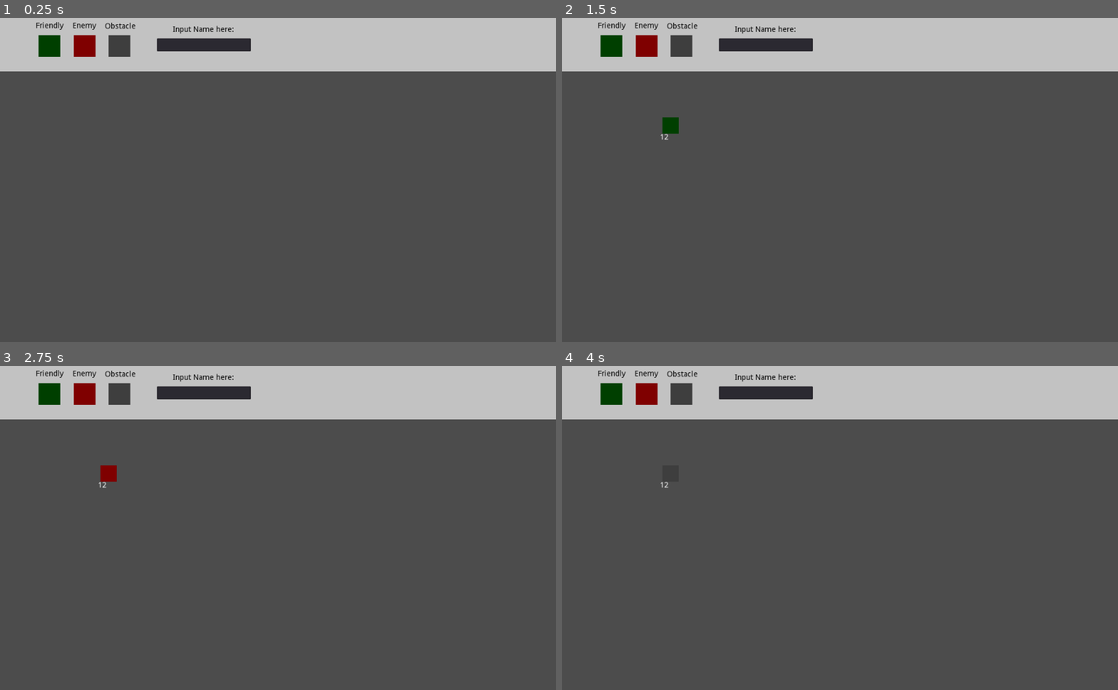
Above: before the commit, frames 1-4 (two rows, left to right).
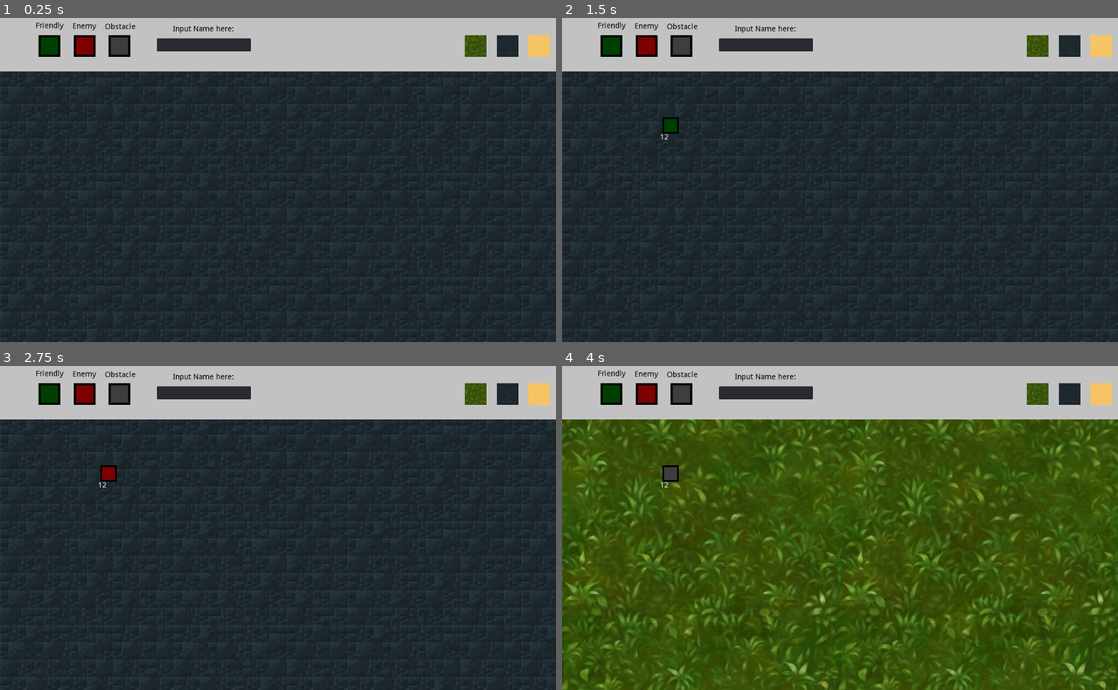
Above: after the commit, the same moments.

Repository: Xeadriel/PositioningSystemGRG
Game: Godot game, scene res://Map.tscn
Same seed, same stepped clock (60 frames per second), same inputs: the game is played once before the commit and once after it.
Inputs (mouse positions are in pixels of both pictures, inside the frame that each line leads up to):
- Up to frame 1 (0.25 s): no input
- Up to frame 2 (1.5 s): click (767, 43) at 0.52 s; type "12" at 0.6 s; click (612, 47) at 1.25 s
- Up to frame 3 (2.75 s): click (83, 395) at 2 s
- Up to frame 4 (4 s): click (678, 395) at 2.75 s; click (1040, 395) at 3.52 s

The runs differ from the first frame. In frame 1, 85% of the frame differs, in the area x 0-100%, y 1-100%; in frame 2, 85%; in frame 3, 85%; in frame 4, 85%.

Commit message:
final changes, 3 selectable background images, black border on units, units can now be ontop of each other

Diff:
--- a/Map.tscn
+++ b/Map.tscn
@@ -1,18 +1,27 @@
-[gd_scene load_steps=7 format=2]
+[gd_scene load_steps=11 format=2]
 
 [ext_resource path="res://Scripts/Map.gd" type="Script" id=1]
-[ext_resource path="res://Sprites/GUIbar.png" type="Texture" id=2]
-[ext_resource path="res://Sprites/Friendly.png" type="Texture" id=3]
-[ext_resource path="res://Sprites/Enemy.png" type="Texture" id=4]
-[ext_resource path="res://Sprites/Obstacle.png" type="Texture" id=5]
-[ext_resource path="res://Sprites/Distancecircle.png" type="Texture" id=6]
+[ext_resource path="res://Objects/Scaler.tscn" type="PackedScene" id=2]
+[ext_resource path="res://Sprites/GUIbar.png" type="Texture" id=3]
+[ext_resource path="res://Sprites/Friendly.png" type="Texture" id=4]
+[ext_resource path="res://Sprites/Enemy.png" type="Texture" id=5]
+[ext_resource path="res://Sprites/Obstacle.png" type="Texture" id=6]
+[ext_resource path="res://Sprites/Grass.jpg" type="Texture" id=7]
+[ext_resource path="res://Sprites/Stone.png" type="Texture" id=8]
+[ext_resource path="res://Sprites/Sand.png" type="Texture" id=9]
+[ext_resource path="res://Sprites/Distancecircle.png" type="Texture" id=10]
 
 [node name="Map" type="Node2D"]
 script = ExtResource( 1 )
 
+[node name="Scaler" parent="." instance=ExtResource( 2 )]
+visible = false
+position = Vector2( 0.614822, 224.024 )
+z_index = 999
+
 [node name="GUIbar" type="Sprite" parent="."]
 position = Vector2( -0.37735, 0.37735 )
-texture = ExtResource( 2 )
+texture = ExtResource( 3 )
 centered = false
 
 [node name="CreateUnit" type="TextureButton" parent="."]
@@ -20,18 +29,6 @@
 margin_top = 32.7299
 margin_right = 110.779
 margin_bottom = 72.7299
-texture_normal = ExtResource( 3 )
-texture_pressed = ExtResource( 3 )
-texture_hover = ExtResource( 3 )
-texture_disabled = ExtResource( 3 )
-texture_focused = ExtResource( 3 )
-expand = true
-
-[node name="CreateEnemy" type="TextureButton" parent="."]
-margin_left = 135.769
-margin_top = 32.7175
-margin_right = 175.769
-margin_bottom = 72.7175
 texture_normal = ExtResource( 4 )
 texture_pressed = ExtResource( 4 )
 texture_hover = ExtResource( 4 )
@@ -39,11 +36,19 @@
 texture_focused = ExtResource( 4 )
 expand = true
 
-[node name="CreateObstacle" type="TextureButton" parent="."]
-margin_left = 199.835
-margin_top = 32.5022
-margin_right = 239.835
-margin_bottom = 72.5022
+[node name="CreateUnitLabel" type="Label" parent="CreateUnit"]
+margin_left = -5.2
+margin_top = -23.7688
+margin_right = 45.8001
+margin_bottom = -9.76876
+custom_colors/font_color = Color( 0, 0, 0, 1 )
+text = "Friendly"
+
+[node name="CreateEnemy" type="TextureButton" parent="."]
+margin_left = 135.769
+margin_top = 32.7175
+margin_right = 175.769
+margin_bottom = 72.7175
 texture_normal = ExtResource( 5 )
 texture_pressed = ExtResource( 5 )
 texture_hover = ExtResource( 5 )
@@ -51,37 +56,81 @@
 texture_focused = ExtResource( 5 )
 expand = true
 
-[node name="CreateUnitLabel" type="Label" parent="."]
-margin_left = 65.5789
-margin_top = 8.96114
-margin_right = 116.579
-margin_bottom = 22.9611
-custom_colors/font_color = Color( 0, 0, 0, 1 )
-text = "Friendly"
-
-[node name="CreateEnemyLabel" type="Label" parent="."]
-margin_left = 134.239
-margin_top = 9.40127
-margin_right = 177.239
-margin_bottom = 23.4013
+[node name="CreateEnemyLabel" type="Label" parent="CreateEnemy"]
+margin_left = -1.53
+margin_top = -23.3162
+margin_right = 41.47
+margin_bottom = -9.3162
 custom_colors/font_color = Color( 0, 0, 0, 1 )
 text = "Enemy"
 
-[node name="CreateObstacleLabel" type="Label" parent="."]
-margin_left = 193.216
-margin_top = 10.2815
-margin_right = 250.216
-margin_bottom = 24.2815
+[node name="CreateObstacle" type="TextureButton" parent="."]
+margin_left = 199.835
+margin_top = 32.5022
+margin_right = 239.835
+margin_bottom = 72.5022
+texture_normal = ExtResource( 6 )
+texture_pressed = ExtResource( 6 )
+texture_hover = ExtResource( 6 )
+texture_disabled = ExtResource( 6 )
+texture_focused = ExtResource( 6 )
+expand = true
+
+[node name="CreateObstacleLabel" type="Label" parent="CreateObstacle"]
+margin_left = -6.619
+margin_top = -22.2207
+margin_right = 50.381
+margin_bottom = -8.2207
 custom_colors/font_color = Color( 0, 0, 0, 1 )
 text = "Obstacle"
 
-[node name="Name" type="Label" parent="."]
-margin_left = 318.039
-margin_top = 15.6044
-margin_right = 431.039
-margin_bottom = 29.6044
-custom_colors/font_color = Color( 0, 0, 0, 1 )
-text = "Input Name here:"
+[node name="SelectGrass" type="TextureButton" parent="."]
+margin_left = 856.0
+margin_top = 33.0
+margin_right = 896.0
+margin_bottom = 73.0
+texture_normal = ExtResource( 7 )
+texture_pressed = ExtResource( 7 )
+texture_hover = ExtResource( 7 )
+texture_disabled = ExtResource( 7 )
+texture_focused = ExtResource( 7 )
+expand = true
+
+[node name="SelectGrassLabel" type="Label" parent="SelectGrass"]
+margin_right = 40.0
+margin_bottom = 14.0
+
+[node name="SelectStone" type="TextureButton" parent="."]
+margin_left = 915.0
+margin_top = 33.0
+margin_right = 955.0
+margin_bottom = 73.0
+texture_normal = ExtResource( 8 )
+texture_pressed = ExtResource( 8 )
+texture_hover = ExtResource( 8 )
+texture_disabled = ExtResource( 8 )
+texture_focused = ExtResource( 8 )
+expand = true
+
+[node name="SelectStoneLabel" type="Label" parent="SelectStone"]
+margin_right = 40.0
+margin_bottom = 14.0
+
+[node name="SelectSand" type="TextureButton" parent="."]
+margin_left = 973.0
+margin_top = 33.0
+margin_right = 1013.0
+margin_bottom = 73.0
+texture_normal = ExtResource( 9 )
+texture_pressed = ExtResource( 9 )
+texture_hover = ExtResource( 9 )
+texture_disabled = ExtResource( 9 )
+texture_focused = ExtResource( 9 )
+expand = true
+
+[node name="SelectSandlabel" type="Label" parent="SelectSand"]
+margin_right = 40.0
+margin_bottom = 14.0
 
 [node name="LineEdit" type="LineEdit" parent="."]
 margin_left = 289.316
@@ -89,11 +138,45 @@
 margin_right = 462.316
 margin_bottom = 63.1614
 
+[node name="Name" type="Label" parent="LineEdit"]
+margin_left = 28.723
+margin_top = -23.557
+margin_right = 141.723
+margin_bottom = -9.557
+custom_colors/font_color = Color( 0, 0, 0, 1 )
+text = "Input Name here:"
+
 [node name="Distance" type="Sprite" parent="."]
 visible = false
 position = Vector2( 585.639, 396.933 )
 z_index = -1
-texture = ExtResource( 6 )
+texture = ExtResource( 10 )
+
+[node name="Stone" type="Sprite" parent="."]
+z_index = -3
+texture = ExtResource( 8 )
+centered = false
+region_enabled = true
+region_rect = Rect2( 0, 0, 2000, 2000 )
+
+[node name="Grass" type="Sprite" parent="."]
+visible = false
+z_index = -2
+texture = ExtResource( 7 )
+centered = false
+region_enabled = true
+region_rect = Rect2( 0, 0, 2000, 2000 )
+
+[node name="Sand" type="Sprite" parent="."]
+visible = false
+z_index = -2
+texture = ExtResource( 9 )
+centered = false
+region_enabled = true
+region_rect = Rect2( 0, 0, 2000, 2000 )
 [connection signal="button_up" from="CreateUnit" to="." method="_on_CreateUnit_button_up"]
 [connection signal="button_up" from="CreateEnemy" to="." method="_on_CreateEnemy_button_up"]
 [connection signal="button_up" from="CreateObstacle" to="." method="_on_CreateObstacle_button_up"]
+[connection signal="button_down" from="SelectGrass" to="." method="_on_SelectGrass_button_down"]
+[connection signal="button_down" from="SelectStone" to="." method="_on_SelectStone_button_down"]
+[connection signal="button_down" from="SelectSand" to="." method="_on_SelectSand_button_down"]
--- a/Objects/Obstacle.tscn
+++ b/Objects/Obstacle.tscn
@@ -7,7 +7,7 @@
 extents = Vector2( 14.591, 14.2485 )
 
 [node name="Obstacle" type="Sprite"]
-position = Vector2( 47.3045, 33.1619 )
+position = Vector2( 30, 30 )
 texture = ExtResource( 1 )
 script = ExtResource( 2 )
 
--- /dev/null
+++ b/Objects/Scaler.tscn
@@ -0,0 +1,20 @@
+[gd_scene load_steps=4 format=2]
+
+[ext_resource path="res://Sprites/ScaleBox.png" type="Texture" id=1]
+[ext_resource path="res://Scripts/Scaler.gd" type="Script" id=2]
+
+[sub_resource type="RectangleShape2D" id=1]
+
+[node name="Scaler" type="Sprite"]
+position = Vector2( 15, 15 )
+scale = Vector2( 0.3, 0.3 )
+texture = ExtResource( 1 )
+centered = false
+script = ExtResource( 2 )
+
+[node name="Area2D" type="Area2D" parent="."]
+position = Vector2( 10, 10 )
+
+[node name="CollisionShape2D" type="CollisionShape2D" parent="Area2D"]
+shape = SubResource( 1 )
+[connection signal="input_event" from="Area2D" to="." method="_on_Area2D_input_event"]
--- a/Scripts/EnemyUnit.gd
+++ b/Scripts/EnemyUnit.gd
@@ -3,14 +3,19 @@
 var dragMouse = false
 var lastMousePosition = Vector2(0,0)
 var deletable = false
+var scaler
 
 onready var nameLabel = $nameLabel
 
 func _process(delta):
+
+	if dragMouse and scaler != null:
+		scaler.global_position = global_position + Vector2(30*scale.x,30*scale.y)/2
+		global_position +=  get_global_mouse_position()-lastMousePosition
+	if scaler != null:
+		if scaler.objectToBeScaled != self:
+			scaler = null
 	lastMousePosition = get_global_mouse_position()
-	if dragMouse:
-		global_position =  get_global_mouse_position()
-
 
 func _input(event):
 	if deletable and event.is_action_pressed("delete"):
@@ -22,6 +27,10 @@
 			dragMouse = true
 			get_parent().get_node("Distance").global_position = global_position
 			get_parent().get_node("Distance").visible = true
+			scaler = get_parent().scaler
+			scaler.global_position = global_position + Vector2(30*scale.x,30*scale.y)/2
+			scaler.objectToBeScaled = self
+			scaler.visible = true
 		else:
 			dragMouse = false
 
--- a/Scripts/Map.gd
+++ b/Scripts/Map.gd
@@ -5,6 +5,8 @@
 onready var enemy = preload("res://Objects/EnemyUnit.tscn")
 onready var obstacle = preload("res://Objects/Obstacle.tscn")
 onready var distanceCircle = $Distance
+onready var scaler = $Scaler
+var zindex = 5
 
 func _process(delta):
 	pass
@@ -17,6 +19,8 @@
 	var newFriendly = friendly.instance()
 	add_child(newFriendly)
 	newFriendly.global_position = Vector2(200, 200)
+	newFriendly.z_index = zindex
+	zindex+=1
 	newFriendly.nameLabel.set_text(nameInput.text)
 	nameInput.text = ""
 
@@ -24,6 +28,8 @@
 	var newEnemy = enemy.instance()
 	add_child(newEnemy)
 	newEnemy.global_position = Vector2(200, 200)
+	newEnemy.z_index = zindex
+	zindex+=1
 	newEnemy.nameLabel.set_text(nameInput.text)
 	nameInput.text = ""
 
@@ -32,4 +38,24 @@
 	add_child(newObstacle)
 	newObstacle.global_position = Vector2(200, 200)
 	newObstacle.nameLabel.set_text(nameInput.text)
+	newObstacle.z_index = zindex
+	zindex+=1
 	nameInput.text = ""
+
+
+func _on_SelectGrass_button_down():
+	$Grass.visible = true
+	$Stone.visible = false
+	$Sand.visible = false
+
+
+func _on_SelectStone_button_down():
+	$Grass.visible = false
+	$Stone.visible = true
+	$Sand.visible = false
+
+
+func _on_SelectSand_button_down():
+	$Grass.visible = false
+	$Stone.visible = false
+	$Sand.visible = true
--- a/Scripts/Obstacle.gd
+++ b/Scripts/Obstacle.gd
@@ -3,13 +3,19 @@
 var dragMouse = false
 var lastMousePosition = Vector2(0,0)
 var deletable = false
+var scaler
 
 onready var nameLabel = $nameLabel
 
 func _process(delta):
+
+	if dragMouse and scaler != null:
+		scaler.global_position = global_position + Vector2(30*scale.x,30*scale.y)/2
+		global_position +=  get_global_mouse_position()-lastMousePosition
+	if scaler != null:
+		if scaler.objectToBeScaled != self:
+			scaler = null
 	lastMousePosition = get_global_mouse_position()
-	if dragMouse:
-		global_position =  get_global_mouse_position()
 
 func _input(event):
 	if deletable and event.is_action_pressed("delete"):
@@ -21,6 +27,10 @@
 			dragMouse = true
 			get_parent().get_node("Distance").global_position = global_position
 			get_parent().get_node("Distance").visible = true
+			scaler = get_parent().scaler
+			scaler.global_position = global_position + Vector2(30*scale.x,30*scale.y)/2
+			scaler.visible = true
+			scaler.objectToBeScaled = self
 		else:
 			dragMouse = false
 
--- /dev/null
+++ b/Scripts/Scaler.gd
@@ -0,0 +1,24 @@
+extends Sprite
+
+var dragMouse = false
+var lastMousePosition
+var objectToBeScaled = null
+
+func _ready():
+	pass # Replace with function body.
+
+func _process(delta):
+	if dragMouse:
+		objectToBeScaled.scale.x  = (global_position.x - objectToBeScaled.global_position.x)/(50*scale.x)
+		objectToBeScaled.scale.y  = (global_position.y - objectToBeScaled.global_position.y)/(50*scale.y)
+		global_position +=  get_global_mouse_position()-lastMousePosition
+	lastMousePosition = get_global_mouse_position()
+
+
+
+func _on_Area2D_input_event(viewport, event, shape_idx):
+	if event is InputEventMouseButton:
+		if event.is_pressed():
+			dragMouse = true
+		else:
+			dragMouse = false
--- a/Scripts/Unit.gd
+++ b/Scripts/Unit.gd
@@ -3,13 +3,19 @@
 var dragMouse = false
 var lastMousePosition = Vector2(0,0)
 var deletable = false
+var scaler
 
 onready var nameLabel = $nameLabel
 
 func _process(delta):
+
+	if dragMouse and scaler != null:
+		scaler.global_position = global_position + Vector2(30*scale.x,30*scale.y)/2
+		global_position +=  get_global_mouse_position()-lastMousePosition
+	if scaler != null:
+		if scaler.objectToBeScaled != self:
+			scaler = null
 	lastMousePosition = get_global_mouse_position()
-	if dragMouse:
-		global_position =  get_global_mouse_position()
 
 func _input(event):
 	if deletable and event.is_action_pressed("delete"):
@@ -20,6 +26,10 @@
 		if event.is_pressed():
 			get_parent().get_node("Distance").global_position = global_position
 			get_parent().get_node("Distance").visible = true
+			scaler = get_parent().scaler
+			scaler.global_position = global_position + Vector2(30*scale.x,30*scale.y)/2
+			scaler.visible = true
+			scaler.objectToBeScaled = self
 			dragMouse = true
 		else:
 			dragMouse = false
Binary file changed: Sprites/Enemy.png
Binary file changed: Sprites/Friendly.png
Binary file added: Sprites/Grass.jpg
Not shown, added: Sprites/Grass.jpg.import
Not shown, added: Sprites/Grass.png.import
Binary file changed: Sprites/Obstacle.png
Binary file added: Sprites/Sand.png
Not shown, added: Sprites/Sand.png.import
Binary file added: Sprites/ScaleBox.png
Not shown, added: Sprites/ScaleBox.png.import
Binary file added: Sprites/Stone.png
Not shown, added: Sprites/Stone.png.import
(and 8 more such lines)
